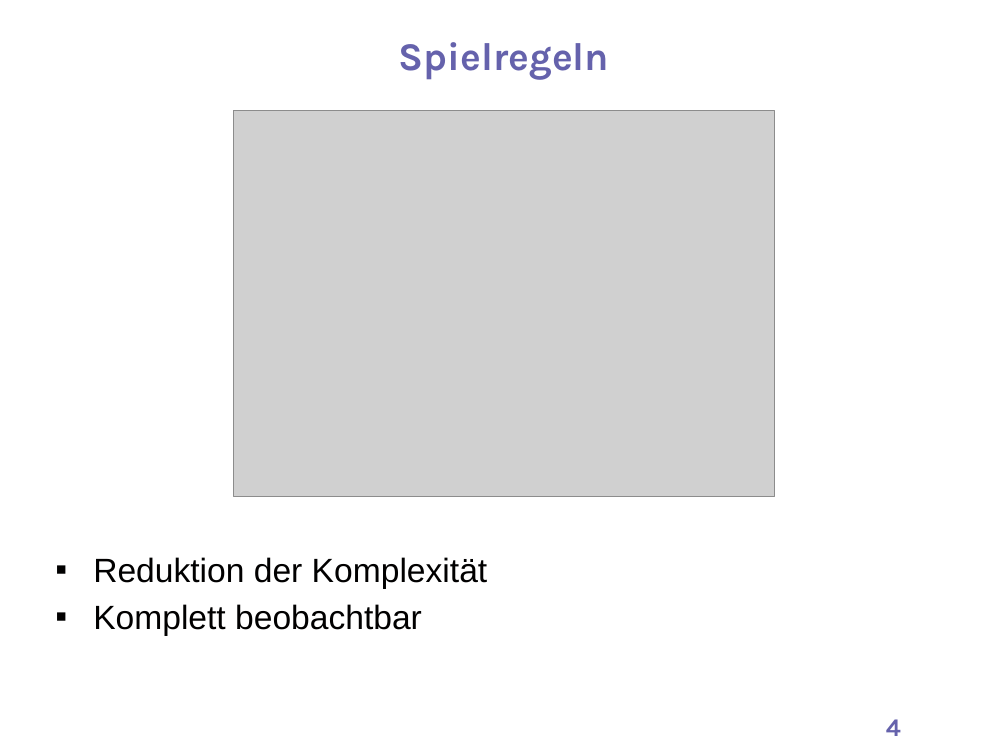
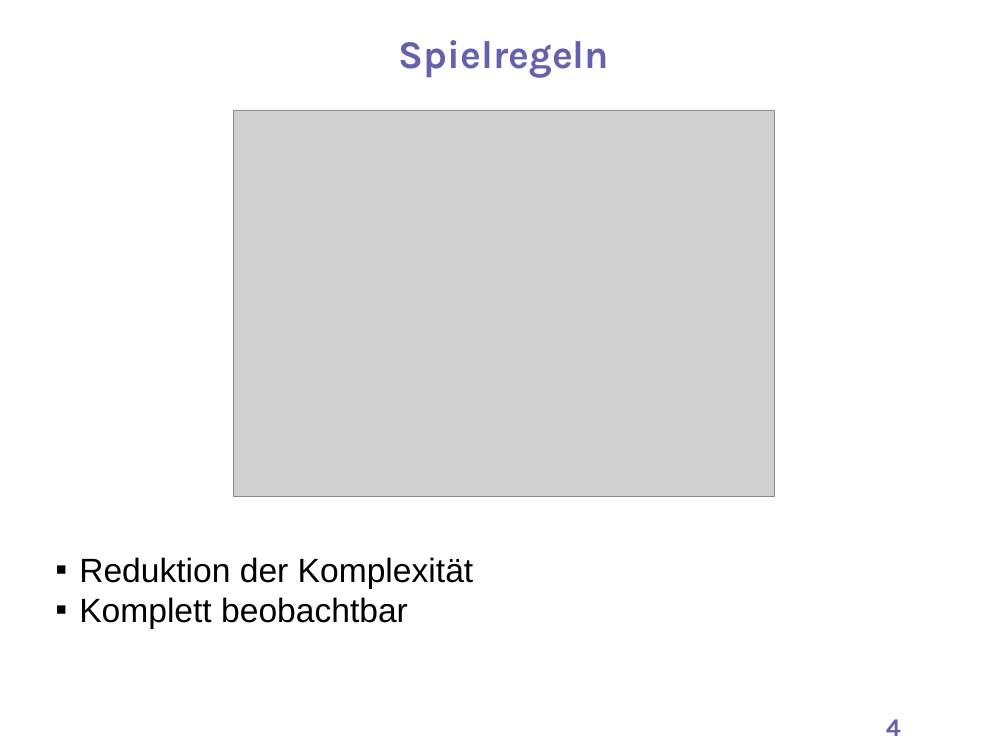
Before and after one commit to gerhardkurz/roboZen, a slide deck: slide 4 of presentation/1/praesentation1 (1).pptx. Drawn at 1008x756 pixels with LibreOffice and Linux fonts; fonts in the diff are those of the drawing; grey boxes stand for pictures; background and template pictures are left out. Boxes give left, top, right and bottom in pixels: in the first picture for what was removed or moved away, otherwise in the second. Text is boxed around its words. In the diff, an @@ line names an element or a change of style, - is before the commit and + after.

```diff
--- a/presentation/1/praesentation1 (1).pptx
+++ b/presentation/1/praesentation1 (1).pptx
@@ text "Spielregeln" at [399, 40, 609, 78]: line spacing 1.1 to 1 @@
@@ text "Reduktion der Komplexität" at [79, 557, 473, 629]: indent changed; less space between paragraphs @@
```
Also in this commit, not shown: 3 other slides changed, 3 slides added, 1 other file.
